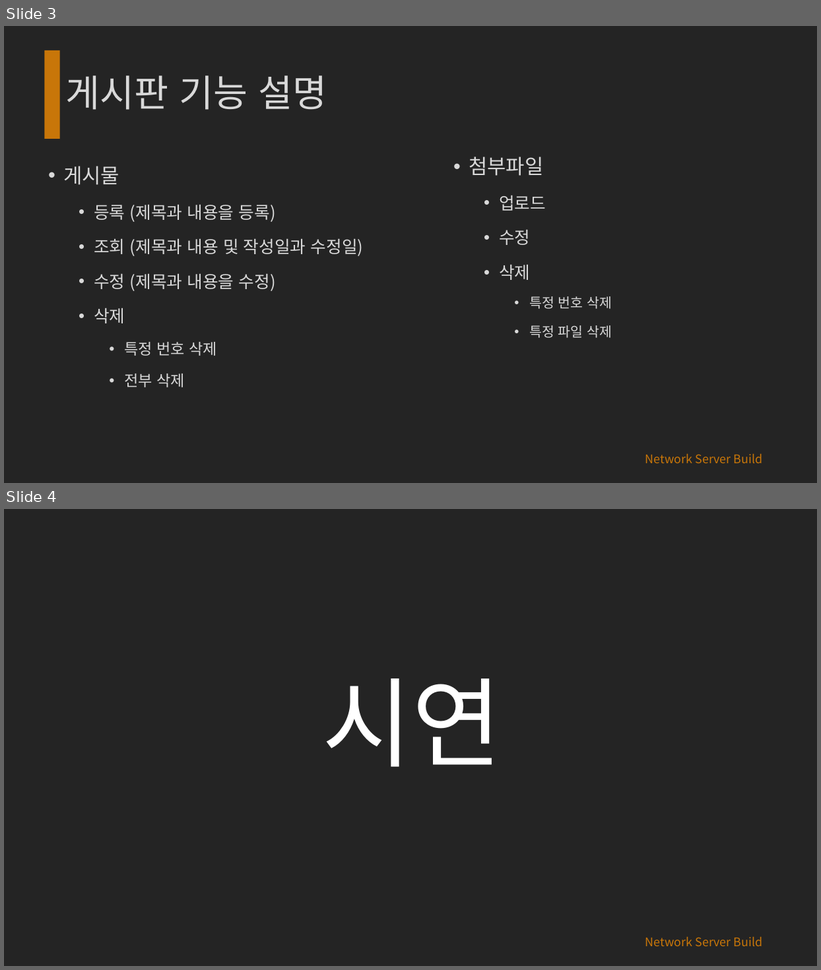
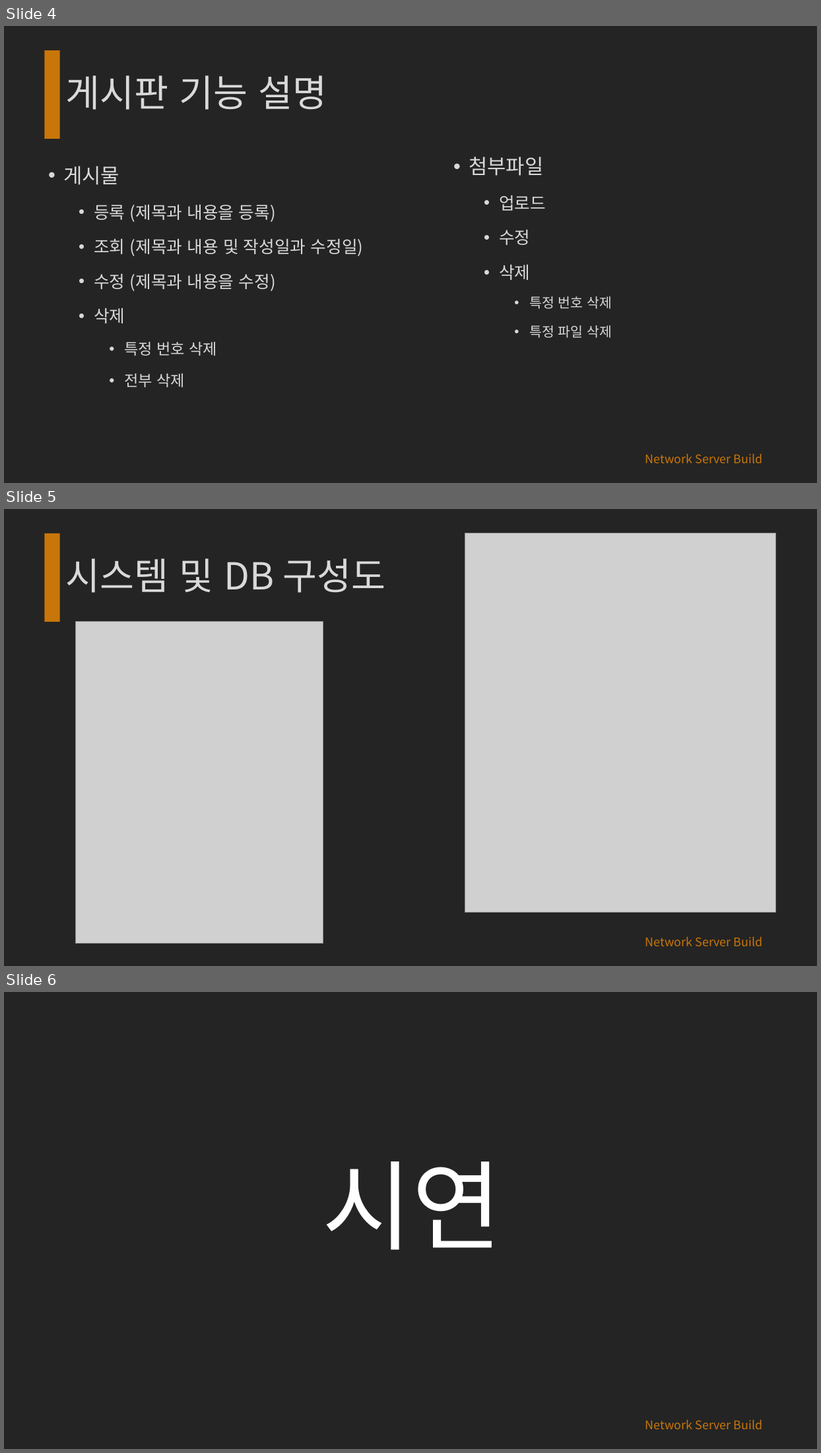
Before and after one commit to al0214/Spring, a slide deck: 게시판 발표 자료/게시판-개발.pptx. Shown one above the other, each under a label of ours: slides 3 and 4 before the commit, slides 4, 5 and 6 after it. The pictures are 821x970 and 821x1453 pixels, drawn with LibreOffice and Linux fonts; fonts in the diff are those of the drawing; grey boxes stand for pictures; background and template pictures are left out. Boxes give left, top, right and bottom in pixels: in the first picture for what was removed or moved away, otherwise in the second. Text is boxed around its words. In the diff, an @@ line names an element or a change of style, - is before the commit and + after.

```diff
--- a/게시판 발표 자료/게시판-개발.pptx
+++ b/게시판 발표 자료/게시판-개발.pptx
@@ slide 5 added at [4, 509, 817, 966], background #242424; not listed: 2 template elements that a slide beside it also shows @@
@@ picture added at [465, 533, 776, 913] @@
@@ title added at [66, 559, 385, 593], 44 pt, text #D9D9D9 @@
+시스템 및 DB 구성도
@@ picture added at [76, 622, 323, 944] @@
@@ what was slide 3 is now slide 4 @@
@@ what was slide 4 is now slide 6 @@
```
Also in this commit, not shown: 3 slides changed, 1 other slide added, 1 other file.
